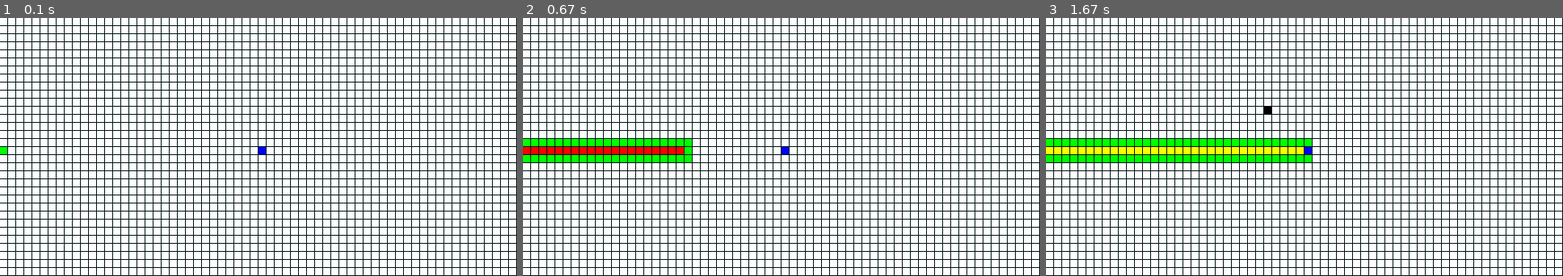
Above: before the commit, frames 1-3 (left to right).
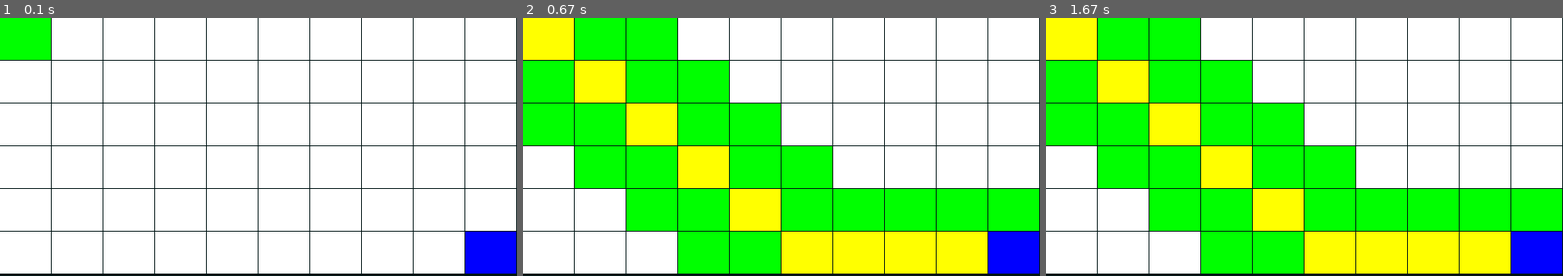
Above: after the commit, the same moments.

Repository: EunicePMV/Arachnophobic
Game: pygame game, started from samples/astar2.py
The game is run twice, just before and just after one commit, with the same random seed, the same clock (stepped at 60 frames per second) and the same inputs.
Inputs (mouse positions are in pixels of both pictures, inside the frame that each line leads up to):
- Up to frame 1 (0.1 s): no input
- Up to frame 2 (0.67 s): tap W at 0.33 s
- Up to frame 3 (1.67 s): press the mouse at (1366, 170) at 0.7 s; move the mouse to (1268, 110) at 0.8 s; release the mouse at (1170, 51) at 0.93 s

The runs differ from the first frame. In frame 1, 24% of the frame differs, in the area x 0-100%, y 0-100%; in frame 2, 62%; in frame 3, 61%.

Commit message:
astar module complete

Diff:
--- a/samples/astar2.py
+++ b/samples/astar2.py
@@ -11,7 +11,7 @@
 
 clock = pygame.time.Clock()
 
-cols, rows = 64, 32 #amount of cell
+cols, rows = 10, 6 #amount of cell
 
 
 grid = []
@@ -80,8 +80,8 @@
     for j in range(rows):
         grid[i][j].add_neighbors(grid)
 
-start = grid[0][rows//2]
-end = grid[cols - cols//2][rows - cols//4]
+start = grid[0][0]
+end = grid[9][5]#grid[cols - cols//2][rows - cols//4]
 
 openSet.append(start)
 
@@ -115,6 +115,8 @@
             if event.type == pygame.KEYDOWN:
                 if event.key == pygame.K_w:
                     startflag = True
+                if event.key == pygame.K_ESCAPE:
+                    playing = False
 
         if startflag:
             if len(openSet) > 0:
@@ -167,6 +169,7 @@
                     noflag = False
 
         win.fill((0, 20, 20))
+
         for j in range(cols):
             for i in range(rows):
                 spot = grid[j][i]
@@ -186,8 +189,8 @@
         # if flag:
         #     playing = False
         pygame.display.flip()
-    # for p in paths:
-    #     print(p.x, " ", p.y)
-
+    for p in paths:
+        print(p.x, " ", p.y)
+    input()
 
 main()
--- a/samples/raycasting.py
+++ b/samples/raycasting.py
@@ -19,10 +19,10 @@
 SCREEN_WIDTH = SCREEN_HEIGHT * 2
 MAP_SIZE = 8
 TILE_SIZE = int((SCREEN_WIDTH / 2) / MAP_SIZE)
-MAX_DEPTH = 160 #int(MAP_SIZE * TILE_SIZE)
-FOV = math.pi / 3
+MAX_DEPTH = 196 #int(MAP_SIZE * TILE_SIZE)
+FOV = math.pi / 2
 HALF_FOV = FOV / 2
-CASTED_RAYS = 4
+CASTED_RAYS = 12
 STEP_ANGLE = FOV / CASTED_RAYS
 
 # global variables
@@ -96,7 +96,7 @@
     # loop over casted rays
     for ray in range(CASTED_RAYS):
         # cast ray step by step
-        for depth in range(0, MAX_DEPTH, 2):
+        for depth in range(MAX_DEPTH):
             # get ray target coordinates
             target_x = player_x - math.sin(start_angle) * depth
             target_y = player_y + math.cos(start_angle) * depth
@@ -110,7 +110,7 @@
             # ray hits the condition
             if MAP[square] == '#':
                 # highlight wall that has been hit by a casted ray
-                pygame.draw.rect(overlay, (0, 255, 255), (col * TILE_SIZE,
+                pygame.draw.rect(win, (0, 255, 255), (col * TILE_SIZE,
                                                     row * TILE_SIZE,
                                                     TILE_SIZE - 2,
                                                     TILE_SIZE - 2))
@@ -134,6 +134,7 @@
             sys.exit(0)
 
     # update background
+    player_angle = math.atan2(pygame.mouse.get_pos()[1] - player_y, pygame.mouse.get_pos()[0] - player_x) - math.pi/2
     pygame.draw.rect(win, (0, 0, 0), (0, 0, SCREEN_HEIGHT, SCREEN_HEIGHT))
 
     # draw 2D map
@@ -156,12 +157,12 @@
     # handle user input
     if keys[pygame.K_LEFT]: player_angle -= 0.1
     if keys[pygame.K_RIGHT]: player_angle += 0.1
-    if keys[pygame.K_UP]:
-        player_x += -math.sin(player_angle) * 5
-        player_y += math.cos(player_angle) * 5
-    if keys[pygame.K_DOWN]:
-        player_x -= -math.sin(player_angle) * 5
-        player_y -= math.cos(player_angle) * 5
+    # if keys[pygame.K_UP]:
+    #     player_x += -math.sin(player_angle) * 5
+    #     player_y += math.cos(player_angle) * 5
+    # if keys[pygame.K_DOWN]:
+    #     player_x -= -math.sin(player_angle) * 5
+    #     player_y -= math.cos(player_angle) * 5
 
 
 
--- /dev/null
+++ b/samples/raycasting2.py
@@ -0,0 +1,159 @@
+import pygame as pg, numpy as np, math
+from pygame.math import Vector2 as vec2
+
+
+
+RED = (225, 20, 20)
+BLUE = (20, 20, 225)
+YELLOW = (225, 225, 20)
+BLACK = (20, 20, 20)
+WHITE = (250, 250, 250)
+
+COLOR_KEY = (77, 77, 77)
+
+SIZE = vec2((640, 320))
+
+U_KEY = pg.K_w
+L_KEY = pg.K_a
+R_KEY = pg.K_d
+D_KEY = pg.K_s
+
+screen_display = pg.display.set_mode(SIZE)
+time = pg.time.Clock()
+playing = True
+
+simple_map = [
+    "aaaaaaaaaa",
+    "abbbbbbbba",
+    "abbbaabbba",
+    "abbbbbbbba",
+    "aaaaaaaaaa"
+]
+tile_size = 64
+class Ray(pg.sprite.Sprite):
+    def __init__(self, surf: pg.Surface):
+        pg.sprite.Sprite.__init__(self)
+        self.image = surf
+        self.rect = surf.get_rect()
+
+class Player(pg.sprite.Sprite):
+    def __init__(self, surf: pg.Surface):
+        pg.sprite.Sprite.__init__(self)
+        self.image = surf
+        self.rect = surf.get_rect()
+        self.speed = 1
+        self.angle = 0
+        self.direct = vec2(0, 0)
+
+    def drawSelf(self):
+        # self.image.fill((220, 220, 220))
+        # pg.draw.rect(self.image, BLUE, (0, 0, self.rect.width, self.rect.height))
+        pg.draw.polygon(self.image, BLUE, [(self.rect.width, self.rect.height), (0, self.rect.height), (self.rect.width/2, 0)])
+
+    def moveSelf(self):
+        self.rect.x += self.direct.x * self.speed
+        self.rect.y += self.direct.y * self.speed
+
+    def rPlayer(self) -> pg.Surface:
+        rotated_image = pg.transform.rotate(self.image, self.angle)
+        rotated_image.set_colorkey((200, 200, 200))
+        return rotated_image
+
+class Tile(pg.sprite.Sprite):
+    def __init__(self, tile: pg.Surface):
+        pg.sprite.Sprite.__init__(self)
+        self.image = tile
+        self.rect = tile.get_rect()
+
+openTile = pg.Surface((tile_size, tile_size))
+openTile.fill(WHITE)
+
+closeTile = pg.Surface((tile_size, tile_size))
+closeTile.fill(RED)
+
+player = pg.Surface((tile_size//2, tile_size//2), pg.SRCALPHA)
+player.fill((200, 200, 200))
+player.set_colorkey((200, 200, 200))
+player = Player(player)
+player.rect.x = SIZE.x//2
+player.rect.y = SIZE.y//2
+openTiles = pg.sprite.Group()
+closeTiles = pg.sprite.Group()
+
+for row in range(len(simple_map)):
+    for col in range(len(simple_map[row])):
+        if simple_map[row][col] == "a":
+            tile = Tile(closeTile)
+            tile.rect.x, tile.rect.y = vec2((col*tile_size, row*tile_size))
+            closeTiles.add(tile)
+        if simple_map[row][col] == "b":
+            tile = Tile(openTile)
+            tile.rect.x, tile.rect.y  = vec2((col*tile_size, row*tile_size))
+            openTiles.add(tile)
+
+ray = pg.Surface((8, 8))
+ray.fill((255, 255, 255))
+ray.set_colorkey((255, 255, 255))
+pg.draw.circle(ray, YELLOW, (2, 2), 4)
+ray = Ray(ray)
+rays = pg.sprite.Group()
+for i in range(8): rays.add(ray)
+
+def raycast(surf: pg.Surface, angle: float, initial_pos: vec2, depth: float):
+    pts = []
+    fov = math.pi / 4
+    half_fov = fov / 2
+    casted_rays = 8
+    initial_angle = angle - half_fov
+
+    ray: Ray
+    for ray in rays.sprites():
+        coords = vec2(
+            initial_pos.x + math.sin(initial_angle) * depth,
+            initial_pos.y - math.cos(initial_angle) * depth
+        )
+        ray.rect.x, ray.rect.y = coords.x, coords.y
+        initial_angle += fov/casted_rays
+    rays.draw(screen_display)
+    return rays
+
+pg.init()
+t = 0
+while playing:
+    t+=1
+    openTiles.draw(screen_display)
+    closeTiles.draw(screen_display)
+
+    player.drawSelf()
+    player.angle = -math.degrees(math.atan2(pg.mouse.get_pos()[1] - player.rect.y, pg.mouse.get_pos()[0] - player.rect.x)+ math.pi/2)
+    rotatedP = player.rPlayer()
+    screen_display.blit(rotatedP, (player.rect.x - int(rotatedP.get_width() / 2), player.rect.y - int(rotatedP.get_height()/2)))
+    raycast(screen_display, math.radians(-player.angle), vec2(player.rect.x, player.rect.y), t*0.1)
+
+    for event in pg.event.get():
+        if event.type == pg.QUIT:
+            playing = False
+        if event.type == pg.KEYDOWN:
+            if event.key == U_KEY:
+                player.direct.y = -1
+            if event.key == D_KEY:
+                player.direct.y = 1
+            if event.key == R_KEY:
+                player.direct.x = 1
+            if event.key == L_KEY:
+                player.direct.x = -1
+            print(player.rect)
+        if event.type == pg.KEYUP:
+            if event.key == U_KEY:
+                player.direct.y = 0
+            if event.key == D_KEY:
+                player.direct.y = 0
+            if event.key == R_KEY:
+                player.direct.x = 0
+            if event.key == L_KEY:
+                player.direct.x = 0
+
+    player.moveSelf()
+
+    pg.display.flip()
+    time.tick(120)
--- a/samples/sample.py
+++ b/samples/sample.py
@@ -23,7 +23,7 @@
     font = pg.font.SysFont('Lato', 30)
 
     canvas = pg.display.set_mode((800, 600), pg.OPENGL | pg.DOUBLEBUF)
-    display = pg.Surface((800, 600))
+    display = pg.Surface((800, 600), flags=pg.SRCALPHA).convert_alpha()
     ctx = moderngl.create_context()
     quad_buffer = ctx.buffer(data=array('f', [
     # position (x, y), uv coords (x, y)
@@ -35,7 +35,7 @@
     # myImage = Image.open("src\img.png")
     # myImage = myImage.resize((32, 32))
     # myImage.save("newimg.png")
-    image_surc = pg.image.load("samples/newimg.png")
+    image_surc = pg.image.load("samples/newimg.png").convert_alpha()
     vert_shader = '''
     #version 330 core
 
@@ -47,9 +47,9 @@
     out vec2 uvs;
 
     void main() {
+        float z = zoomFactor;
+        vec2 pp = playerPos;
         uvs = texcoord;
-        uvs *= zoomFactor;
-        uvs.x -= playerPos.x;
         gl_Position = vec4(vert, 0.0, 1.0);
     }
     '''
@@ -85,8 +85,16 @@
             fragColor.g = 1;
         }
 
-        shadow_color = vec4(texture(tex, zoomed_sample).rg, texture(tex, zoomed_sample).b+10, 1.0);
-        fragColor = mix(fragColor, shadowColor, 1.0);
+        float rKey = 480.0/255.0;
+        float bKey = 0.0/255.0;
+        float gKey = 0.0/255.0;
+        if(fragColor.r == rKey ){
+            fragColor.a = 0;
+        }
+        if(fragColor.a == 0){
+            fragColor.g = 255;
+            fragColor.a = 0.1;
+        }
         //fragColor = vec4(texture(tex, uvs).rgb, 1.0);
     }
     '''
@@ -101,12 +109,14 @@
         tex.swizzle = 'BGRA'
         tex.write(surf.get_view('1'))
         return tex
-    def img_to_texture(surf):
-        tex = ctx.texture((32, 32), 3)
+
+    def img_to_texture(surf: pg.Surface):
+        tex = ctx.texture((image_surc.get_width(), image_surc.get_height()), 4)
         tex.filter = (moderngl.NEAREST, moderngl.NEAREST)
         tex.swizzle = 'BGRA'
         tex.write(surf.get_view('1'))
         return tex
+
     def circle_surf(radius, color):
         surf = pg.Surface((radius * 2, radius * 2))
         pg.draw.circle(surf, color, (radius, radius), radius)
@@ -124,11 +134,11 @@
     exit = False
     isLoading = True
     loading = font.render("Loading", True, pg.Color(255, 255, 255))
-    canvas.convert_alpha()
+
     while not exit:
+
         t += 1
         internal_frame += 1
-
         text = font.render(
             str(clock.get_fps()) + " x:" +
             str(round((player.rect.x + camera.x)/ 32)) + " y:" +
@@ -146,11 +156,11 @@
             for y in range(len(tileMap[x])):
                 gxp = round((player.rect.x +camera.x) / 32)
                 gyp = round(player.rect.y / 32)
-                color = pg.Color(0,0, 0)
+                color = pg.Color(110, 110, 110)
                 if (gxp == x and gyp == y) or (gxp-1 == x and gyp == y)or (gxp+1 == x and gyp == y)or (gxp == x and gyp-1 == y)or (gxp == x and gyp+1  == y) or int(tileMap[x][y]) > 1:
-                    color = pg.Color((0,0, 0))
+                    color = pg.Color((110, 110, 110))
                 pg.draw.rect(
-                    canvas,
+                    display,
                     color,
                     pg.Rect((x*32 - camera.x, y*32, 32, 32))
                 )
@@ -166,34 +176,34 @@
 
         player.move(camera)
 
-        pg.draw.circle(canvas, (150, 150, 150),(player.rect.centerx - player.width/2, player.rect.centery- player.height/2), 90)
-        canvas.blit(circle_surf(100, (10, 10, 10)), (player.rect.centerx - player.width/2 - 100, player.rect.centery - 100 - player.height/2), special_flags=pg.BLEND_RGB_ADD)
-        pg.draw.rect(canvas, pg.Color(255, 0, 0), pg.Rect(enemyXoffset, enemy.rect.y, 32, 32), 0)
-        player.blitPlayer(canvas)
-
+        pg.draw.circle(display, (150, 150, 150),(player.rect.centerx - player.width/2, player.rect.centery- player.height/2), 90)
+        display.blit(circle_surf(100, (10, 10, 10)), (player.rect.centerx - player.width/2 - 100, player.rect.centery - 100 - player.height/2), special_flags=pg.BLEND_RGB_ADD)
+        pg.draw.rect(display, pg.Color(255, 0, 0), pg.Rect(enemyXoffset, enemy.rect.y, 32, 32), 0)
+        player.blitPlayer(display)
+        pg.draw.rect(display, (240, 0, 0), (25, 25, 250, 250))
             # --- modify surface ---
 
-        surface_mod = canvas.copy()
-        surface_mod_rect = surface_mod.get_rect()
-
-        # if zoom:
-        scale = 1 #max(math.cos(t) * 1.05,1)
-        surface_mod = pg.transform.rotozoom(surface_mod, 0, scale)
-        surface_mod_rect = surface_mod.get_rect()
-        # else:
-        #     scale = 1
-
-        # if follow_player:
-        surface_mod_rect.x = (canvas.get_rect().centerx - player.rect.centerx*scale)
-        surface_mod_rect.y = (canvas.get_rect().centery - player.rect.centery*scale)
-        # else:
-        #     surface_mod_rect.center = screen_rect.center
+        # surface_mod = canvas.copy()
+        # surface_mod_rect = surface_mod.get_rect()
+
+        # # if zoom:
+        # scale = 1 #max(math.cos(t) * 1.05,1)
+        # surface_mod = pg.transform.rotozoom(surface_mod, 0, scale)
+        # surface_mod_rect = surface_mod.get_rect()
+        # # else:
+        # #     scale = 1
+
+        # # if follow_player:
+        # surface_mod_rect.x = (canvas.get_rect().centerx - player.rect.centerx*scale)
+        # surface_mod_rect.y = (canvas.get_rect().centery - player.rect.centery*scale)
+        # # else:
+        # #     surface_mod_rect.center = screen_rect.center
 
     # --- draw surface on screen ---
-        canvas.fill((0, 0, 0, 0))
-        canvas.blit(surface_mod, surface_mod_rect)
-        canvas.blit(text, (0, 0))
-        frame_tex = surf_to_texture(canvas)
+
+        # canvas.blit(surface_mod, surface_mod_rect)
+        display.blit(text, (0, 0))
+        frame_tex = surf_to_texture(display)
         frame_tex.use(0)
 
         new_value = [0, 0]
@@ -212,7 +222,25 @@
 
         render_object.render(mode=moderngl.TRIANGLE_STRIP)
 
-        enemy.blitPlayer(canvas)
+        image_tex = img_to_texture(image_surc)
+        image_tex.use(1)
+
+        new_value = [0, 0]
+        # new_value[0] = ((player.rect.x) / (800) ) * 1
+        # new_value[1] = ((player.rect.y) / (600) ) * 1
+        # new_value[0] = math.sin(max(0,t)) * 0.001
+
+
+        program['tex'] = 1
+        program['time'] = t
+        zoomParam = 0
+        program['zoomFactor'] = 1 #random.uniform(1-zoomParam, 1+zoomParam)
+        program['scareFactor'] = math.sin(t) * (zoomParam * 1.5)
+
+        program['playerPos'] = new_value
+
+        render_object.render(mode=moderngl.TRIANGLE_STRIP)
+        enemy.blitPlayer(display)
         pg.display.flip()
         frame_tex.release()
         clock.tick(60)
--- a/src/arachno/astar.py
+++ b/src/arachno/astar.py
@@ -3,10 +3,178 @@
     pathfinding
     optimal path list
 """
+import math
+from typing import List, LiteralString
 
-class AStar():
-    def __init__(self, start=None, end=None, map=None):
-        self.path = None
+class Vec2():
+    def __init__(self, x: float|int = None, y: float|int = None):
+        self.x = x
+        self.y = y
 
-    def h(self):
-        ...
+    def compareTo(self, vector) -> bool:
+        return self.x == vector.x and self.y == vector.y
+
+    def reverseCoord(self):
+        self.x = self.x ^ self.y
+        self.y = self.x ^ self.y
+        self.x = self.x ^ self.y
+        return self
+
+    def __repr__(self):
+        return f'({self.x}, {self.y})'
+
+raw = True
+Paths = True
+class Cell():
+    def __init__(self, position: Vec2):
+        self.position = position
+        self.f, self.g, self.h = 0, 0, 0
+        #f(n) is the total cost the path
+        #g(n) is the cost of path
+        #h(n) is the estimated cost of path
+        self.neighbors: List[Cell] = []
+        self.wall: bool = False #indicates if cell is walkable or not
+        self.prev: Cell = None        #Is the previously walked cell if is part of optimal path
+
+    def add_neighbors(self, grid, cols, rows):
+        #Add Straight Directions
+        if self.position.x < cols - 1:
+            self.neighbors.append(grid[self.position.x+1][self.position.y])
+        if self.position.x > 0:
+            self.neighbors.append(grid[self.position.x-1][self.position.y])
+        if self.position.y < rows - 1:
+            self.neighbors.append(grid[self.position.x][self.position.y+1])
+        if self.position.y > 0:
+            self.neighbors.append(grid[self.position.x][self.position.y-1])
+        #Add Diagonal Directions
+        if self.position.x < cols - 1 and self.position.y < rows - 1:
+            self.neighbors.append(grid[self.position.x+1][self.position.y+1])
+        if self.position.x < cols - 1 and self.position.y > 0:
+            self.neighbors.append(grid[self.position.x+1][self.position.y-1])
+        if self.position.x > 0 and self.position.y < rows - 1:
+            self.neighbors.append(grid[self.position.x-1][self.position.y+1])
+        if self.position.x > 0 and self.position.y > 0:
+            self.neighbors.append(grid[self.position.x-1][self.position.y-1])
+
+    def __repr__(self):
+        if Paths:
+            return f'({self.position.x}, {self.position.y})'
+        elif raw:
+            return f'({self.position.x}, {self.position.y}): {len(self.neighbors)}'
+        else:
+            return f'({self.position.x+1}, {self.position.y+1}): {len(self.neighbors)}'
+
+class AStarPathfinding():
+    def __init__(self, map: List[List[int] | str], wall: str | List[int]):
+        self.paths:     List[Vec2]          = [] #List of generated paths
+        self.closeSet:  List[Cell]          = [] #List of explored Cells
+        self.openSet:   List[Cell]          = [] #Cells discovered but not explored
+        self.grid:      List[List[Cell]]    = [] #List of Cells
+        self.start = None       #Start Cell
+        self.end = None         #End cell
+        self.map = map          #Map
+        self.wall = wall        #List of walls
+        self.limiter = 12000    #Amount of cells to be explored
+
+    def generateCells(self):
+        #Add cells to grid
+        for x in range(len(self.map)):
+            rows: List[Cell] = []
+            for y in range(len(self.map[x])):
+                rows.append(Cell(Vec2(x, y)))
+                if self.map[x][y] in wall:
+                    rows[y].wall = True
+            self.grid.append(rows)
+
+        #Add neigbours to cells instead of searching inside the algorithm
+        for x in range(len(self.grid)):
+            for y in range(len(self.grid[x])):
+                self.grid[x][y].add_neighbors(self.grid, len(self.map), len(self.map[x]))
+
+    def updateMap(self, map: List[List[str | int]], wall: str | List[int]):
+        self.map = map
+        self.wall = wall
+        self.grid = []
+        self.generateCells()
+
+    def searchPath(self, start: Vec2, end : Vec2):
+        try:
+            self.start = start
+            self.end = end
+            if len(self.grid) <= 0:
+                error = "Cells must be available before generating a path"
+                raise ValueError(f'\033[91m{error}\033[0m')
+
+            limiter = 0
+            finished = False
+            self.openSet.append(self.grid[start.x][start.y])
+            while (len(self.openSet) > 0 and limiter < self.limiter) and not finished:
+                limiter += 1
+                selected_cell = 0
+                for i in range(len(self.openSet)):
+                    if self.openSet[i].f < self.openSet[selected_cell].f:
+                        selected_cell = i
+
+                current = self.openSet[selected_cell]
+                if current.position.compareTo(self.end):
+                    temp_current = current
+                    while temp_current.prev:
+                        self.paths.append(temp_current.prev.position.reverseCoord())
+                        temp_current = temp_current.prev
+                    if not finished:
+                        finished = True
+
+                if not finished:
+                    self.openSet.remove(current)
+                    self.closeSet.append(current)
+
+                    for neighbor in current.neighbors:
+                        if neighbor in self.closeSet or neighbor.wall:
+                            continue
+                        g = current.g + 1
+
+                        newPath = False
+                        if neighbor in self.openSet:
+                            if g < neighbor.g:
+                                neighbor.g = g
+                                newPath = True
+                        else:
+                            neighbor.g = g
+                            newPath = True
+                            self.openSet.append(neighbor)
+
+                        if newPath:
+                            neighbor.h = self.heuristics(neighbor, end)
+                            neighbor.f = neighbor.g + neighbor.h
+                            neighbor.prev = current
+            if len(self.paths) == 0:
+                return []
+            self.paths.reverse()
+            self.paths.append(self.end.reverseCoord())
+            return self.paths
+        except ValueError as error:
+            print(error)
+
+    def heuristics(self, cell: Cell, end: Vec2):
+        return math.sqrt((cell.position.x - end.x)**2 + abs(cell.position.y - end.y)**2)
+
+map = ["aaaaaaaaaa",
+       "acccbaaaaa",
+       "cacccaaaaa",
+       "bbabbaaaaa",
+       "aaaaaaaaaa",
+       "aaaaaaaaaa"]
+
+#Vectors work in ROWS as x and COLS as y
+#basically map[5][9] = Vec2(5, 9)
+#but position in CARTESIAN COORDINATE = (9, 5)
+#So if position of tile is x = 10, y = 15
+#Vec2 = (15, 10) : Corresponding to tile[y][x]
+#This is because x is the column, y is the row
+start = Vec2(0, 0)
+end = Vec2(5, 9)
+wall = "bc"
+
+aStar = AStarPathfinding(map, wall)
+aStar.generateCells()
+print(aStar.searchPath(start, end))
--- a/src/arachno/spot.py
+++ b/src/arachno/spot.py
@@ -9,14 +9,9 @@
         self.neighbors = []
         self.prev = None
         self.wall = False
-        # if random.randint(0, 100) < 20:
-        #     self.wall = True
+
     def heuristics(self, a, b):
         return math.sqrt((a.x - b.x)**2 + abs(a.y - b.y)**2)
-    # def show(self, win, col):
-    #     if self.wall == True:
-    #         col = (0, 0, 0)
-    #     pygame.draw.rect(win, col, (self.x*w, self.y*h, w-1, h-1))
 
     def add_neighbors(self, grid, cols, rows):
         if self.x < cols - 1:
